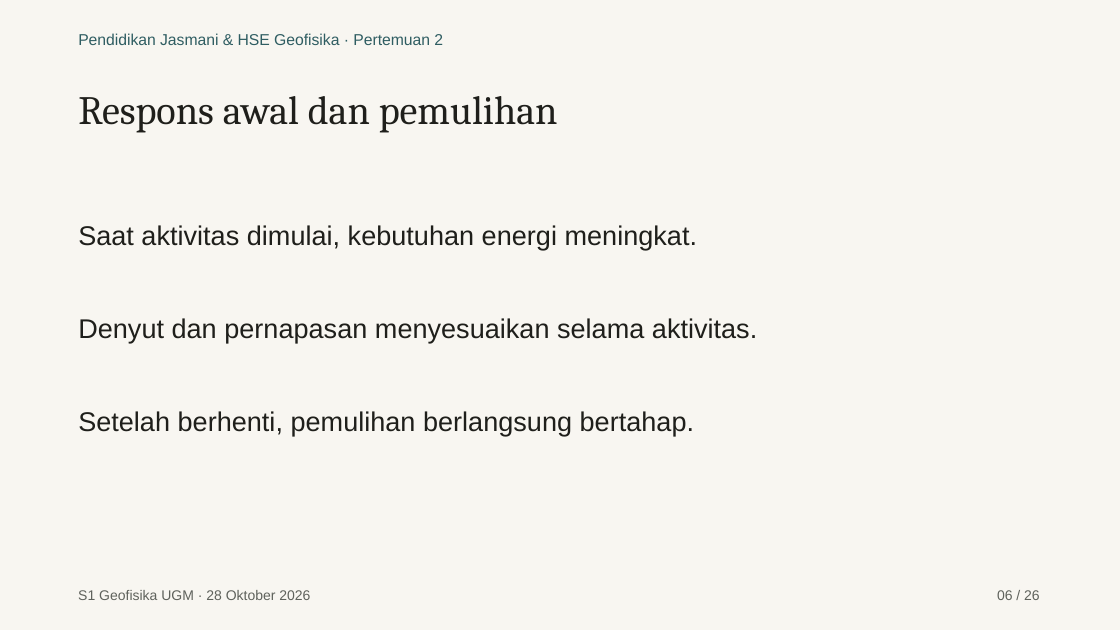
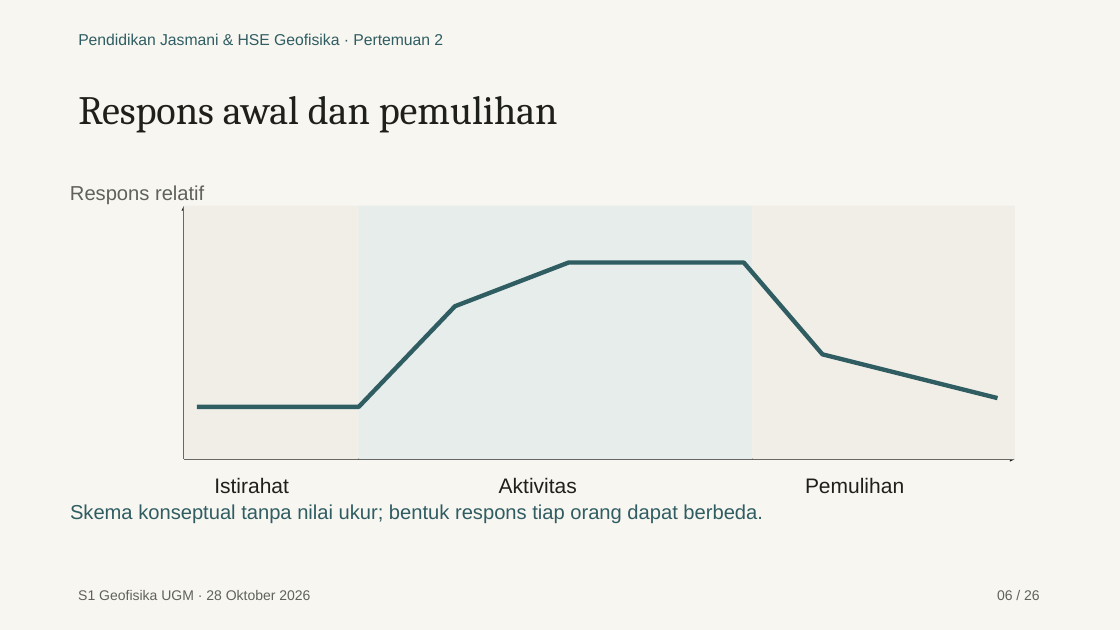
Before and after one commit to maswiet/maswiet.github.io, a slide deck: slide 6 of kuliah/pendidikan-jasmani-hse/pertemuan-2/presentasi.pptx. Drawn at 1120x630 pixels with LibreOffice and Linux fonts; fonts in the diff are those of the drawing. Boxes give left, top, right and bottom in pixels: in the first picture for what was removed or moved away, otherwise in the second. Text is boxed around its words. In the diff, an @@ line names an element or a change of style, - is before the commit and + after.

```diff
--- a/kuliah/pendidikan-jasmani-hse/pertemuan-2/presentasi.pptx
+++ b/kuliah/pendidikan-jasmani-hse/pertemuan-2/presentasi.pptx
@@ text added at (x1=70, y1=185, x2=204, y2=204), 17.2 pt, text #5F625C @@
+Respons relatif
@@ arrow added from (184, 459) to (184, 206), #1F1F1B 1.5 pt @@
@@ rectangle added at (x1=184, y1=206, x2=359, y2=460), fill #F1EEE7 @@
@@ rectangle added at (x1=359, y1=206, x2=753, y2=460), fill #E6EDEB @@
@@ rectangle added at (x1=753, y1=206, x2=1015, y2=460), fill #F1EEE7 @@
@@ text removed at (x1=78, y1=225, x2=697, y2=250) @@
-Saat aktivitas dimulai, kebutuhan energi meningkat.
@@ freeform shape added at (x1=197, y1=262, x2=997, y2=407), outline #2F5D62 3.75 pt @@
@@ text removed at (x1=78, y1=318, x2=757, y2=343) @@
-Denyut dan pernapasan menyesuaikan selama aktivitas.
@@ text removed at (x1=78, y1=411, x2=694, y2=436) @@
-Setelah berhenti, pemulihan berlangsung bertahap.
@@ arrow added from (184, 460) to (1015, 460), #1F1F1B 1.5 pt @@
@@ text added at (x1=214, y1=477, x2=289, y2=493), 18 pt, text #1F1F1B @@
+Istirahat
@@ text added at (x1=499, y1=477, x2=577, y2=493), 18 pt, text #1F1F1B @@
+Aktivitas
@@ text added at (x1=805, y1=477, x2=904, y2=493), 18 pt, text #1F1F1B @@
+Pemulihan
@@ text added at (x1=70, y1=504, x2=762, y2=523), 17.2 pt, text #2F5D62 @@
+Skema konseptual tanpa nilai ukur; bentuk respons tiap orang dapat berbeda.
```
Also in this commit, not shown: 10 other slides changed, 32 other files.
